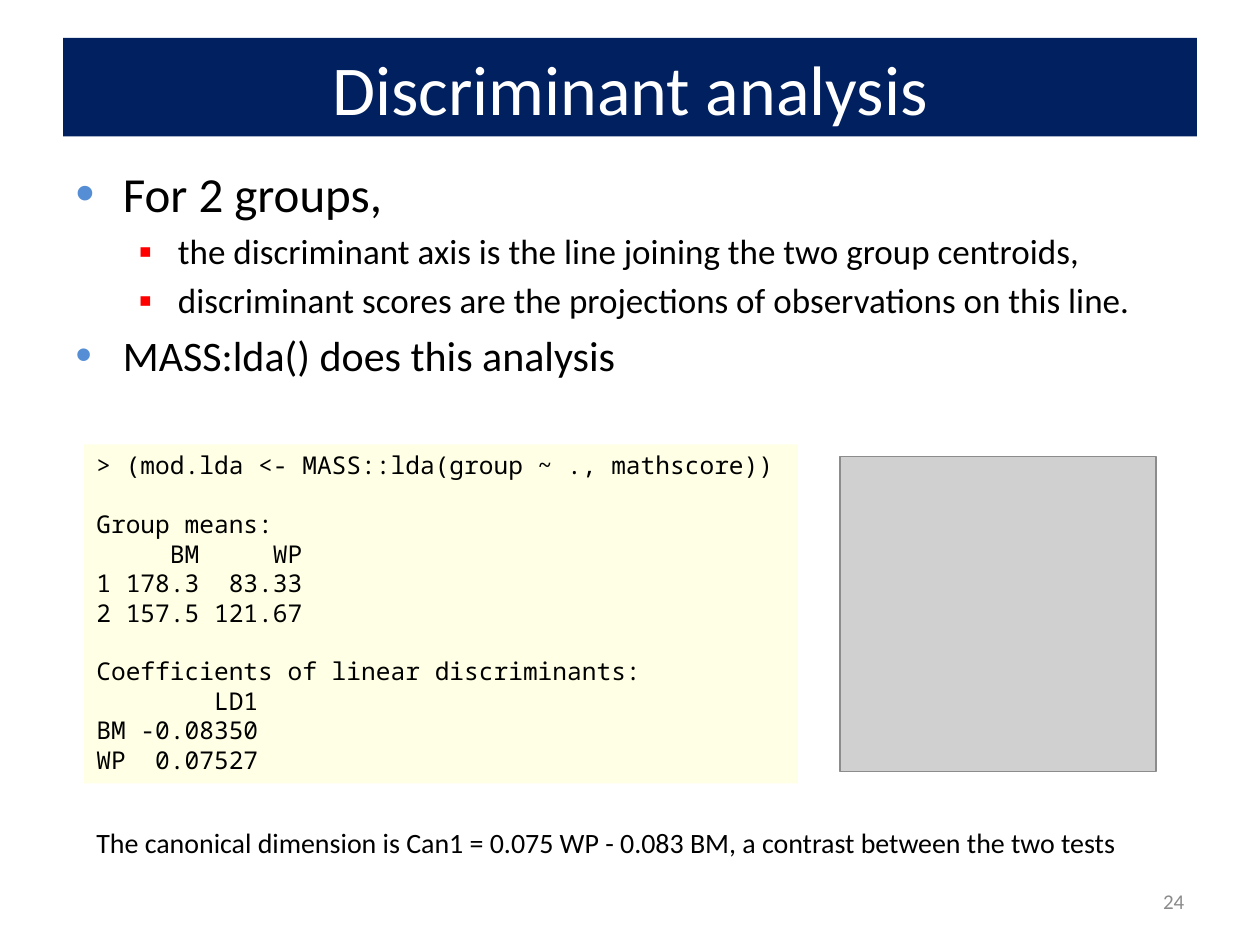
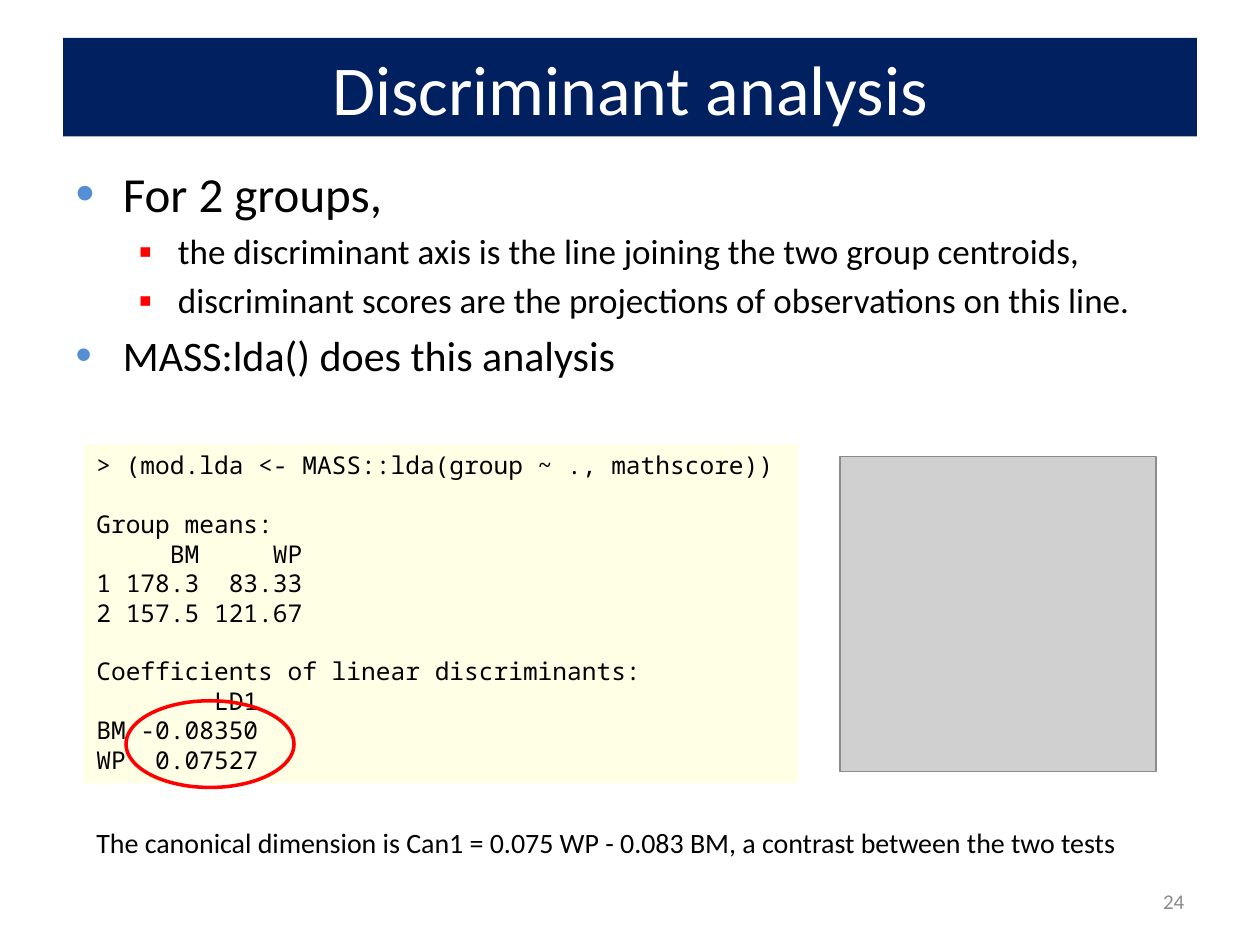
Before and after one commit to friendly/VisMLM-course, a slide deck: slide 24 of lectures/lecture2.pptx. Drawn at 1260x945 pixels with LibreOffice and Linux fonts; fonts in the diff are those of the drawing; grey boxes stand for pictures. Boxes give left, top, right and bottom in pixels: in the first picture for what was removed or moved away, otherwise in the second. Text is boxed around its words. In the diff, an @@ line names an element or a change of style, - is before the commit and + after.

```diff
--- a/lectures/lecture2.pptx
+++ b/lectures/lecture2.pptx
@@ ellipse added at box(126, 701, 294, 788), outline #FF0000 2 pt @@
```
Also in this commit, not shown: 3 other slides changed, 8 other files.
